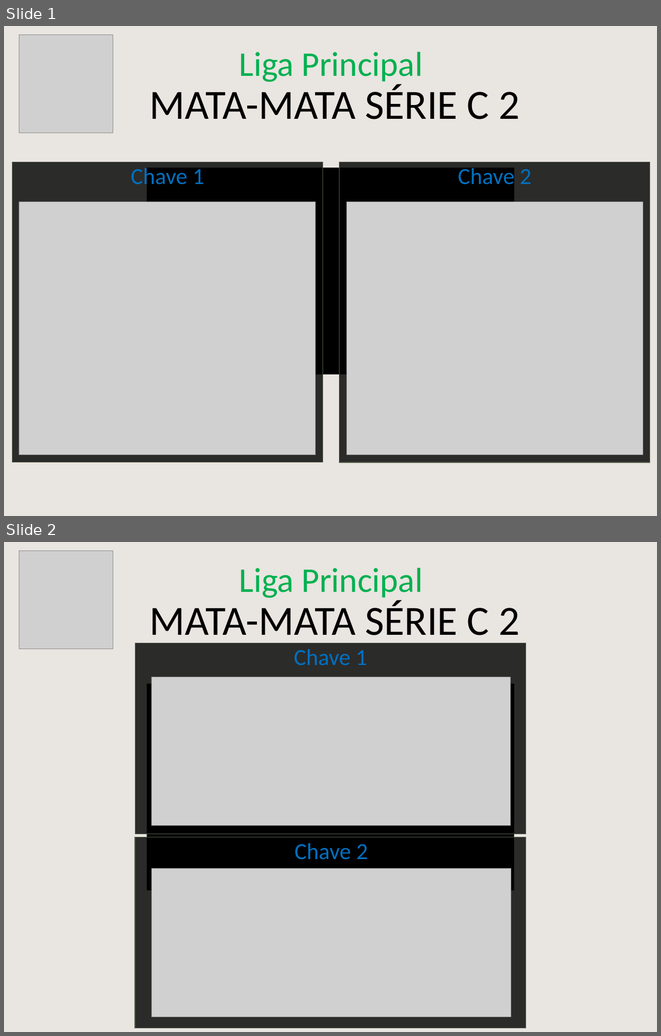
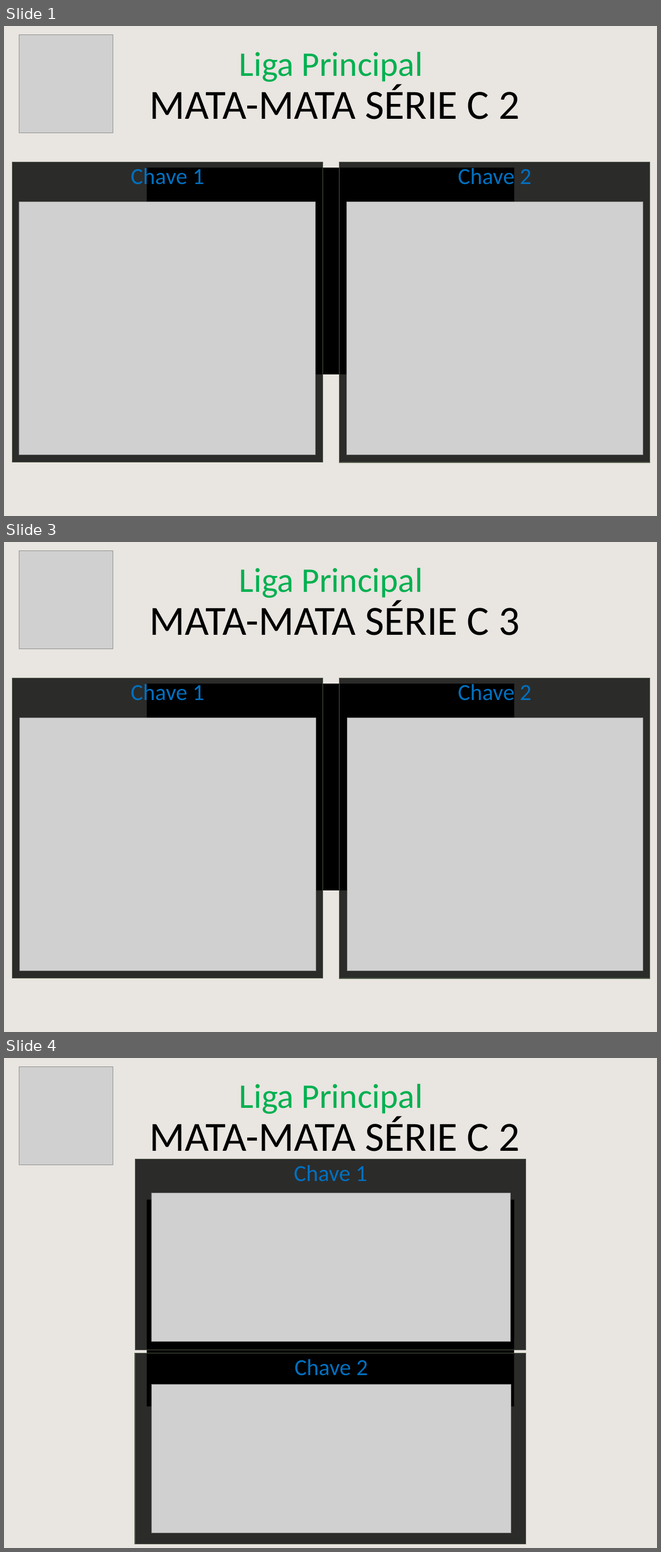
Before and after one commit to cknakayama/automacao_ligaroletarussa2021, a slide deck: MataMataPlanilha.pptx. Shown one above the other, each under a label of ours: slides 1 and 2 before the commit, slides 1, 3 and 4 after it; the slides between them are not shown. The pictures are 661x1036 and 661x1552 pixels, drawn with LibreOffice and Linux fonts; fonts in the diff are those of the drawing; grey boxes stand for pictures; background and template pictures are left out. Boxes give left, top, right and bottom in pixels: in the first picture for what was removed or moved away, otherwise in the second. Text is boxed around its words. In the diff, an @@ line names an element or a change of style, - is before the commit and + after.

```diff
--- a/MataMataPlanilha.pptx
+++ b/MataMataPlanilha.pptx
@@ slide 3 added at <box>4,542,657,1032</box>, background picture (left out); not listed: 1 template element that a slide beside it also shows @@
@@ picture added at <box>19,550,113,649</box> @@
@@ text added at <box>239,567,423,601</box>, 60 pt, text #00B050 @@
+Liga Principal
@@ text added at <box>149,600,520,635</box>, 72 pt, text #000000 @@
+MATA-MATA SÉRIE C 3
@@ rectangle added at <box>12,678,323,978</box>, fill #000000 at 81% opacity, outline #57624D 1 pt @@
@@ text added at <box>131,681,204,706</box>, 40 pt, text #0070C0 @@
+Chave 1
@@ rectangle added at <box>147,684,514,890</box>, fill #000000 @@
@@ rectangle added at <box>339,678,650,978</box>, fill #000000 at 81% opacity, outline #57624D 1 pt @@
@@ picture added at <box>404,684,514,821</box> @@
@@ text added at <box>458,681,531,700</box>, 40 pt, text #0070C0 @@
+Chave 2
@@ picture added at <box>20,717,316,970</box> @@
@@ picture added at <box>347,717,643,970</box> @@
@@ what was slide 2 is now slide 4 @@
```
Also in this commit, not shown: 1 other slide added, 5 other files.
